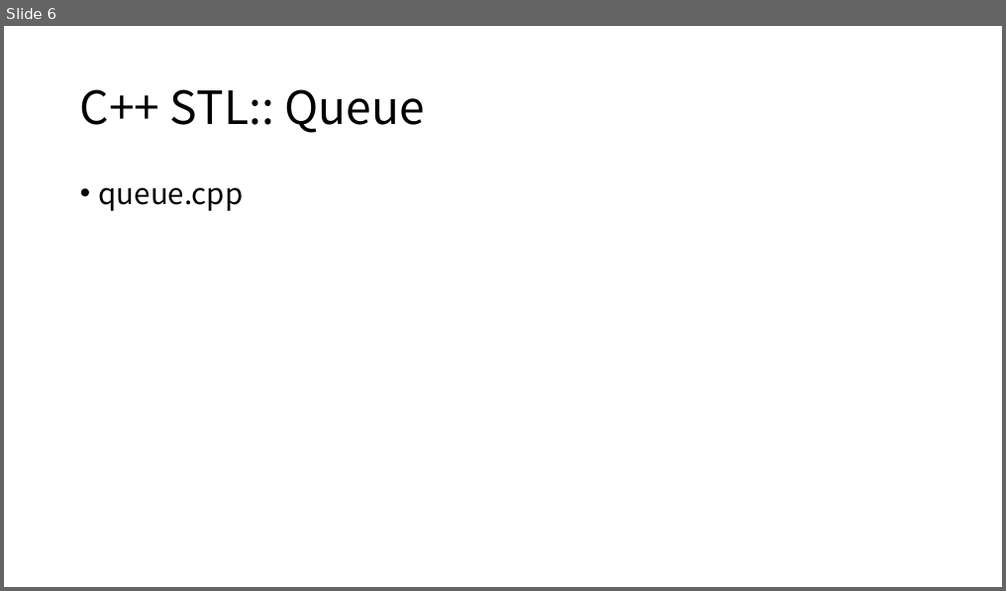
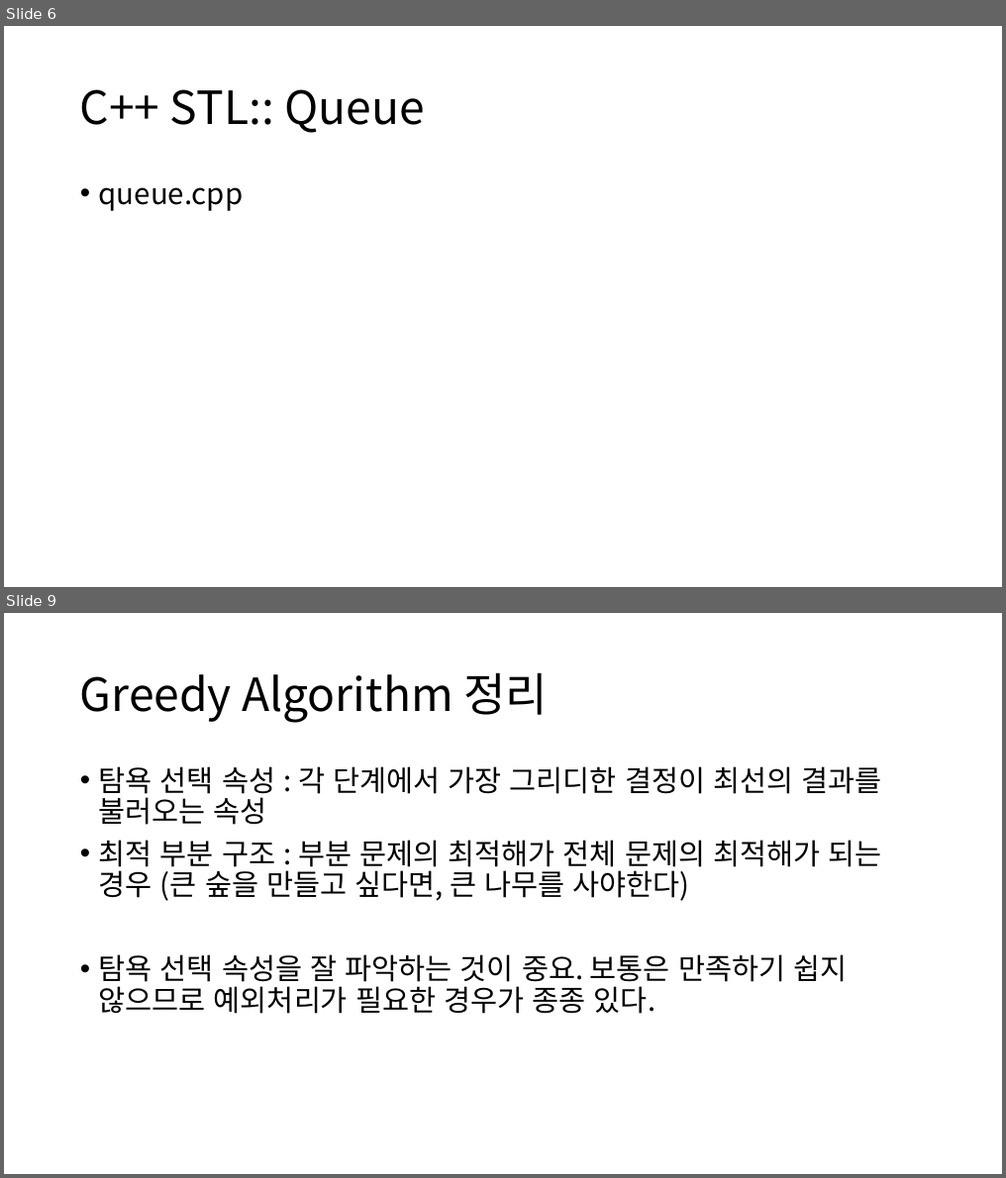
Before and after one commit to quizoverflow/2023_Algorithm_Study, a slide deck: third_week/3주차.pptx. Shown one above the other, each under a label of ours: slide 6 before the commit, slides 6 and 9 after it; the slides between them are not shown. The pictures are 1006x591 and 1006x1178 pixels, drawn with LibreOffice and Linux fonts; fonts in the diff are those of the drawing. Boxes give left, top, right and bottom in pixels: in the first picture for what was removed or moved away, otherwise in the second. Text is boxed around its words. In the diff, an @@ line names an element or a change of style, - is before the commit and + after.

```diff
--- a/third_week/3주차.pptx
+++ b/third_week/3주차.pptx
@@ slide 9 added at [4, 613, 1002, 1174], background #FFFFFF @@
@@ title added at [80, 672, 548, 723], 44 pt, text #000000 @@
+Greedy Algorithm 정리
@@ text added at [99, 766, 882, 1014], 28 pt, text #000000 @@
+• 탐욕 선택 속성 : 각 단계에서 가장 그리디한 결정이 최선의 결과를 불러오는 속성
+• 최적 부분 구조 : 부분 문제의 최적해가 전체 문제의 최적해가 되는 경우 (큰 숲을 만들고 싶다면, 큰 나무를 사야한다)
+• 탐욕 선택 속성을 잘 파악하는 것이 중요. 보통은 만족하기 쉽지 않으므로 예외처리가 필요한 경우가 종종 있다.
```
Also in this commit, not shown: 2 slides changed, 1 other slide added.
